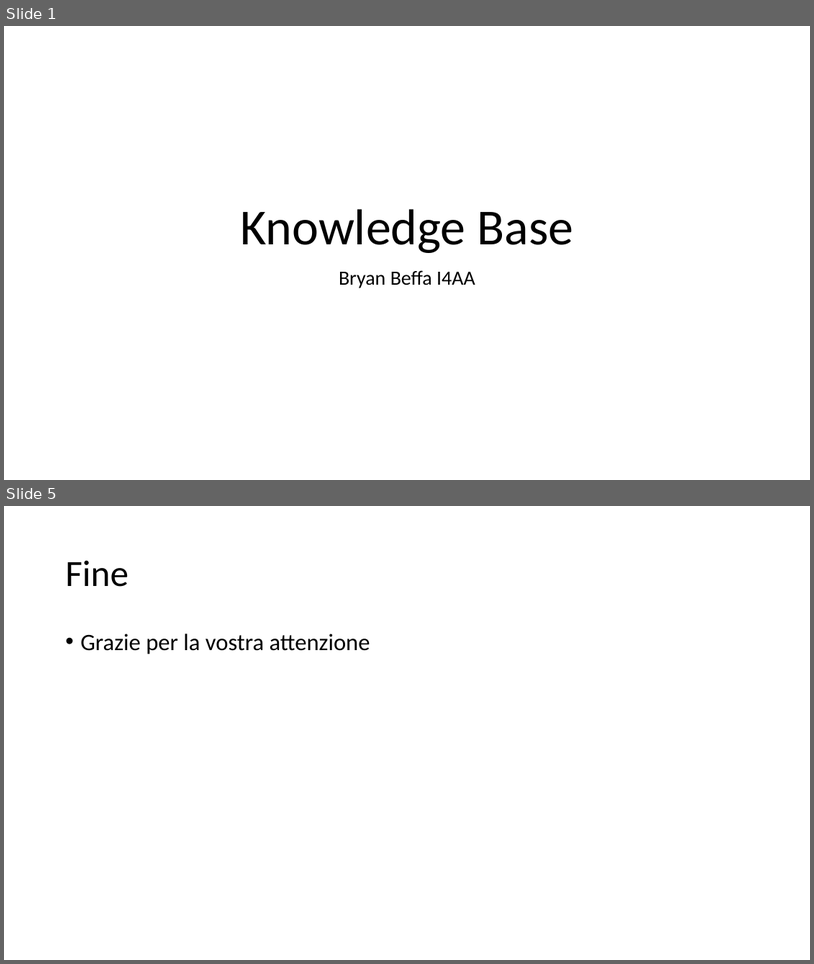
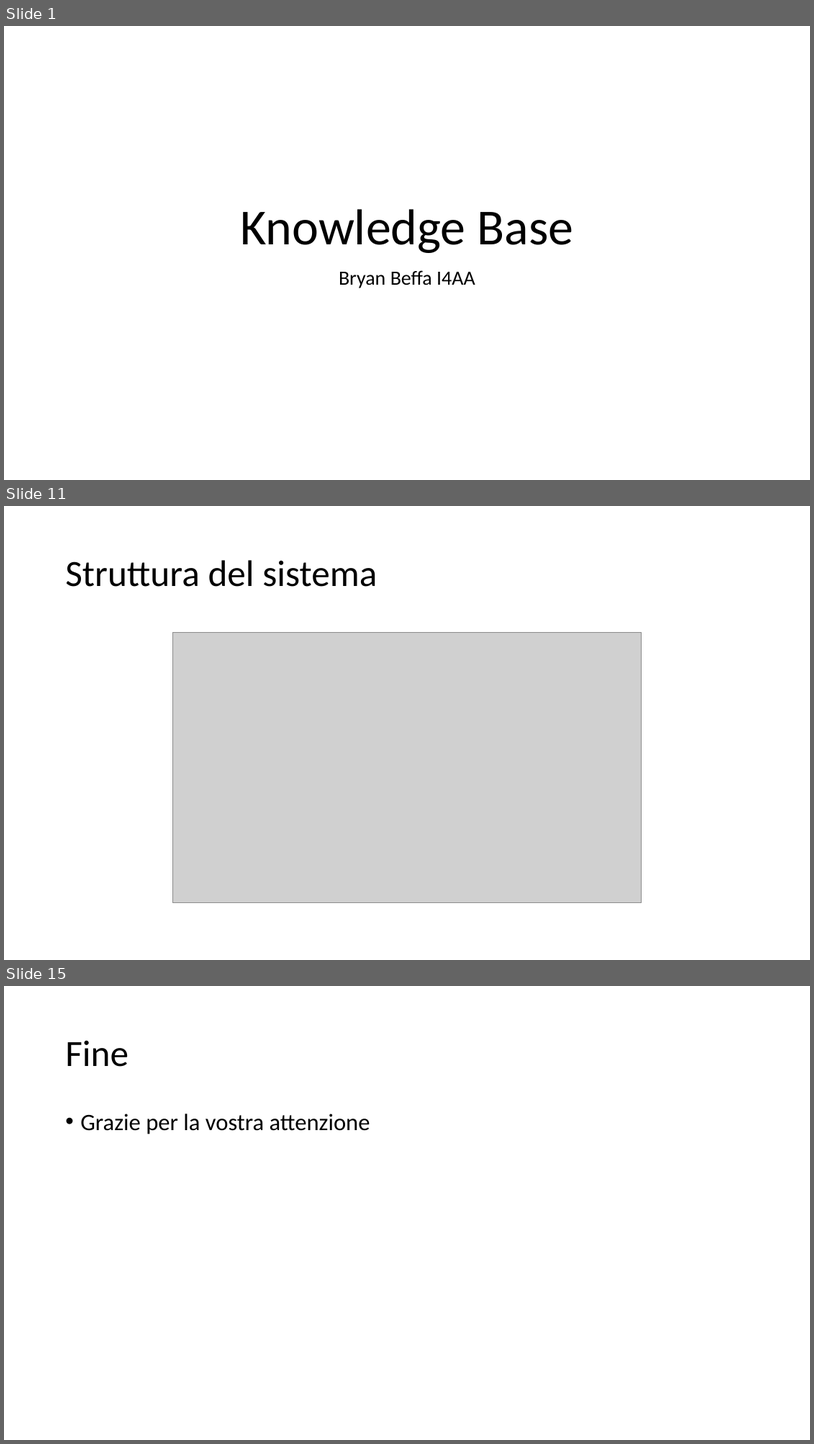
Before and after one commit to bryanbeffa/Knowledge-Base, a slide deck: Presentation/Knowledge Base.pptx. Shown one above the other, each under a label of ours: slides 1 and 5 before the commit, slides 1, 11 and 15 after it; the slides between them are not shown. The pictures are 814x964 and 814x1444 pixels, drawn with LibreOffice and Linux fonts; fonts in the diff are those of the drawing; grey boxes stand for pictures. Boxes give left, top, right and bottom in pixels: in the first picture for what was removed or moved away, otherwise in the second. Text is boxed around its words. In the diff, an @@ line names an element or a change of style, - is before the commit and + after.

```diff
--- a/Presentation/Knowledge Base.pptx
+++ b/Presentation/Knowledge Base.pptx
@@ slide 11 added at <box>4,506,810,960</box>, background #FFFFFF @@
@@ title added at <box>65,560,377,587</box>, 44 pt, text #000000 @@
+Struttura del sistema
@@ picture added at <box>172,632,642,902</box> @@
@@ what was slide 5 is now slide 15 @@
```
Also in this commit, not shown: 1 slide changed, 11 other slides added, 2 slides removed.
